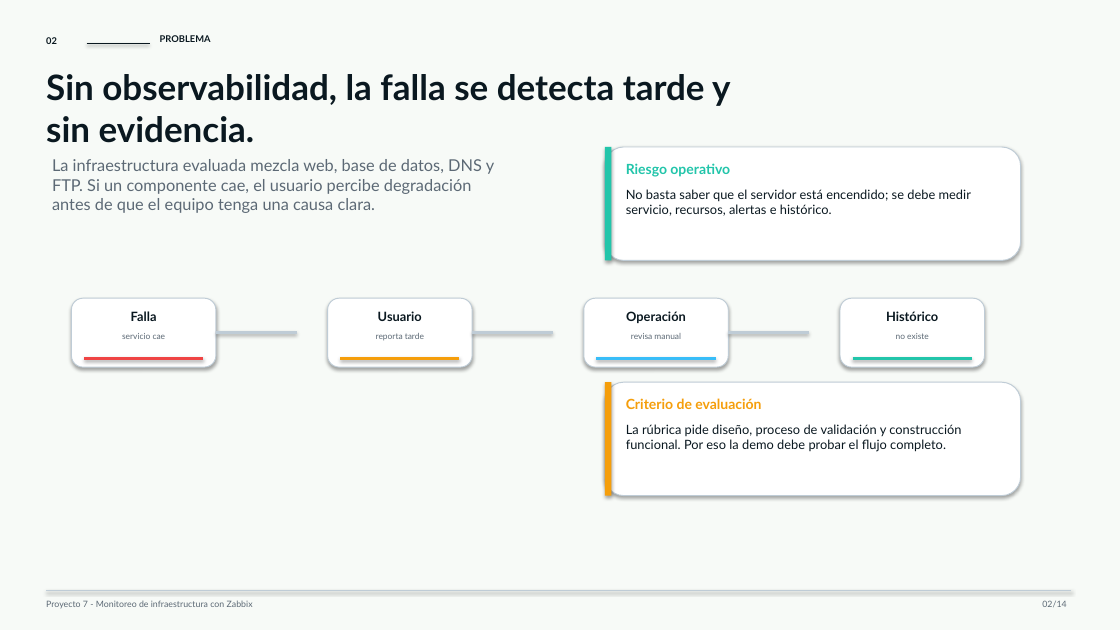
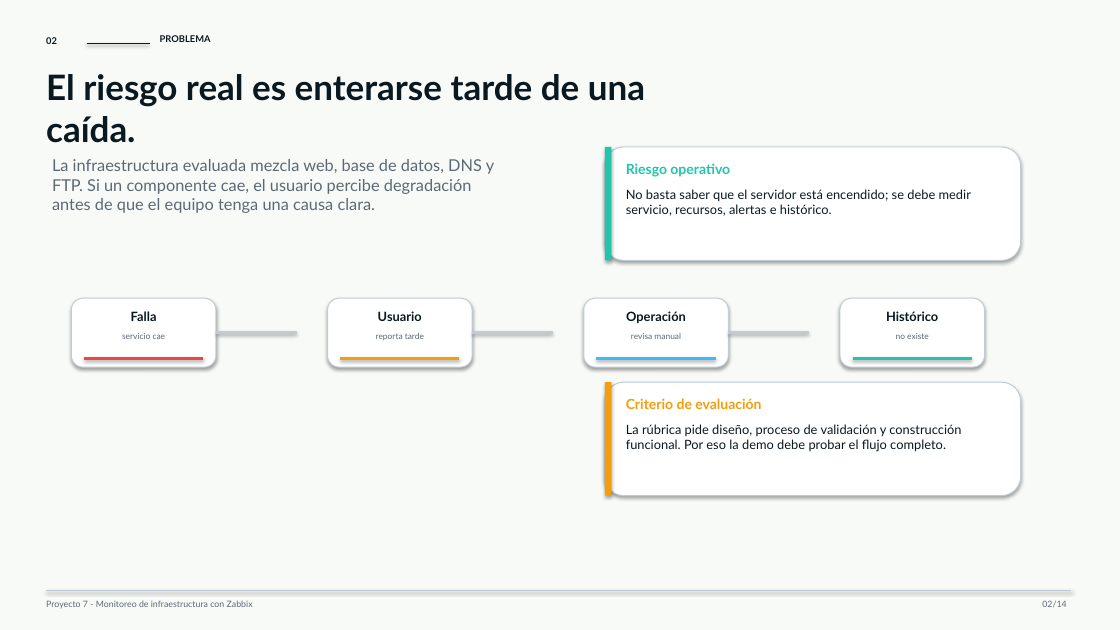
Before and after one commit to ballesterossmartsolutionssas/Proyecto7-Zabbix, a slide deck: slide 2 of entrega-final/Presentacion_Proyecto7_Zabbix.pptx. Drawn at 1120x630 pixels with LibreOffice and Linux fonts; fonts in the diff are those of the drawing. Boxes give left, top, right and bottom in pixels: in the first picture for what was removed or moved away, otherwise in the second. Text is boxed around its words. In the diff, an @@ line names an element or a change of style, - is before the commit and + after.

```diff
--- a/entrega-final/Presentacion_Proyecto7_Zabbix.pptx
+++ b/entrega-final/Presentacion_Proyecto7_Zabbix.pptx
@@ text at (46,74,645,143): text changed @@
-Sin observabilidad, la falla se detecta tarde y sin evidencia.
+El riesgo real es enterarse tarde de una caída.
```
Also in this commit, not shown: 13 other slides changed, 11 other files.
